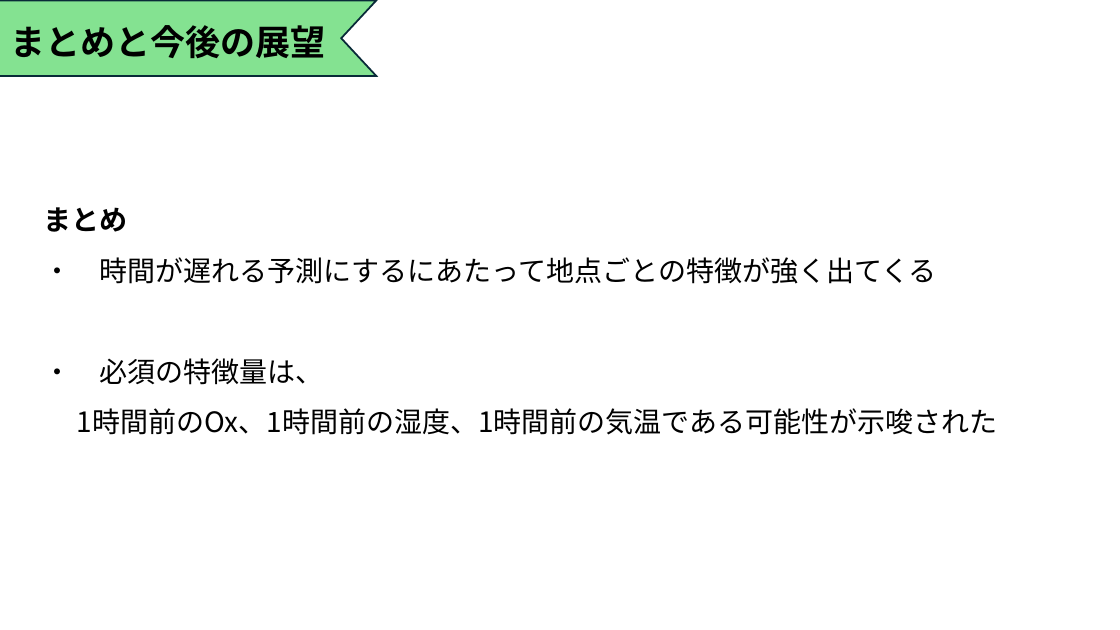
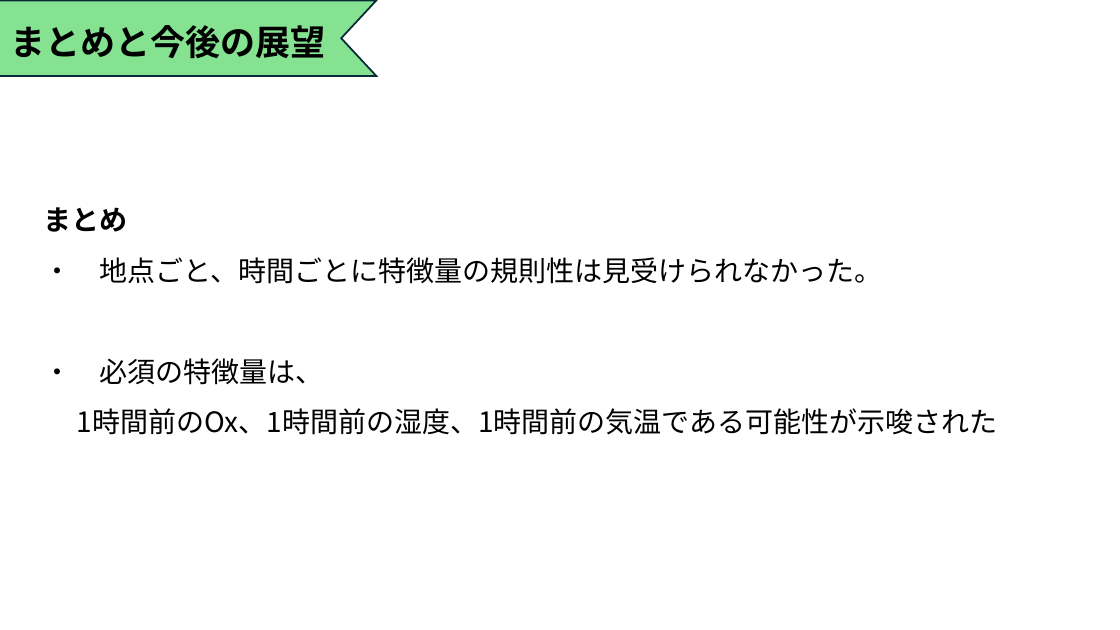
Before and after one commit to Tatsuki0623/lab, a slide deck: slide 16 of out_data/最終発表.pptx (slide 13 before the commit). Drawn at 1120x630 pixels with LibreOffice and Linux fonts; fonts in the diff are those of the drawing. Boxes give left, top, right and bottom in pixels: in the first picture for what was removed or moved away, otherwise in the second. Text is boxed around its words. In the diff, an @@ line names an element or a change of style, - is before the commit and + after.

```diff
--- a/out_data/最終発表.pptx
+++ b/out_data/最終発表.pptx
@@ text at (44,257,883,284): text changed @@
-・ 時間が遅れる予測にするにあたって地点ごとの特徴が強く出てくる
+・ 地点ごと、時間ごとに特徴量の規則性は見受けられなかった。
```
Also in this commit, not shown: 9 other slides changed, 3 slides added.
